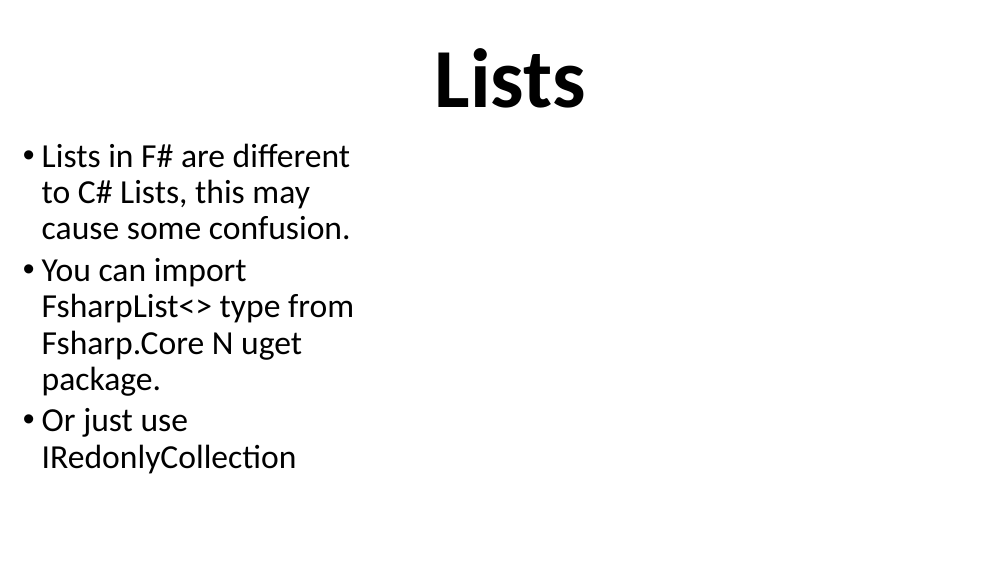
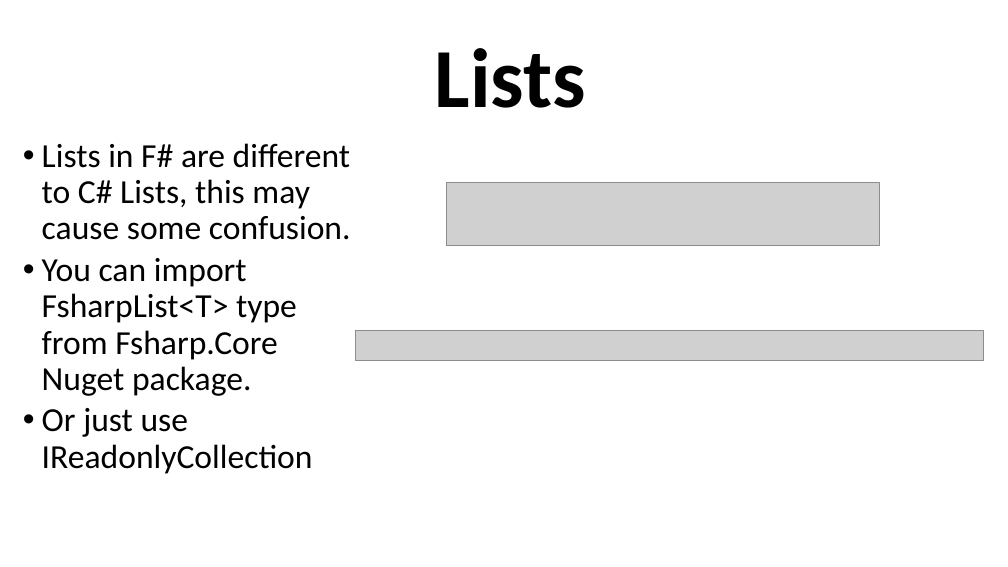
Before and after one commit to grab-a-byte/DotnetInterop, a slide deck: slide 17 of DotnetInteropSlides.pptx. Drawn at 1008x567 pixels with LibreOffice and Linux fonts; fonts in the diff are those of the drawing; grey boxes stand for pictures. Boxes give left, top, right and bottom in pixels: in the first picture for what was removed or moved away, otherwise in the second. Text is boxed around its words. In the diff, an @@ line names an element or a change of style, - is before the commit and + after.

```diff
--- a/DotnetInteropSlides.pptx
+++ b/DotnetInteropSlides.pptx
@@ picture added at <box>446,182,879,245</box> @@
@@ text at <box>42,258,297,437</box>: text changed @@
-    • You can import FsharpList<> type from Fsharp.Core N uget package.
-    • Or just use IRedonlyCollection
+    • You can import FsharpList<T> type from Fsharp.Core Nuget package.
+    • Or just use IReadonlyCollection
@@ picture added at <box>356,330,985,361</box> @@
```
Also in this commit, not shown: 1 other slide changed, 5 slides added, 4 other files.
